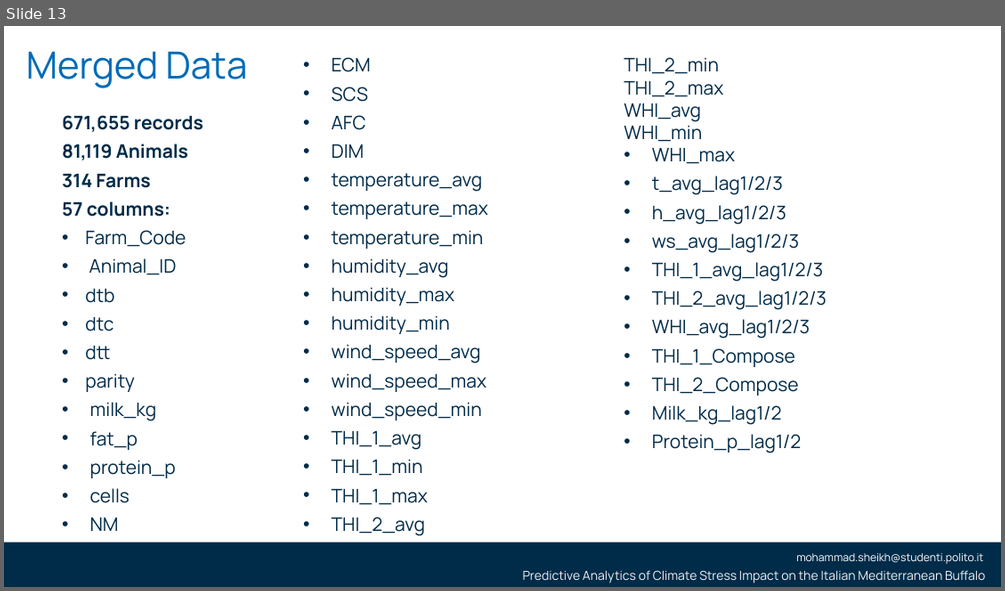
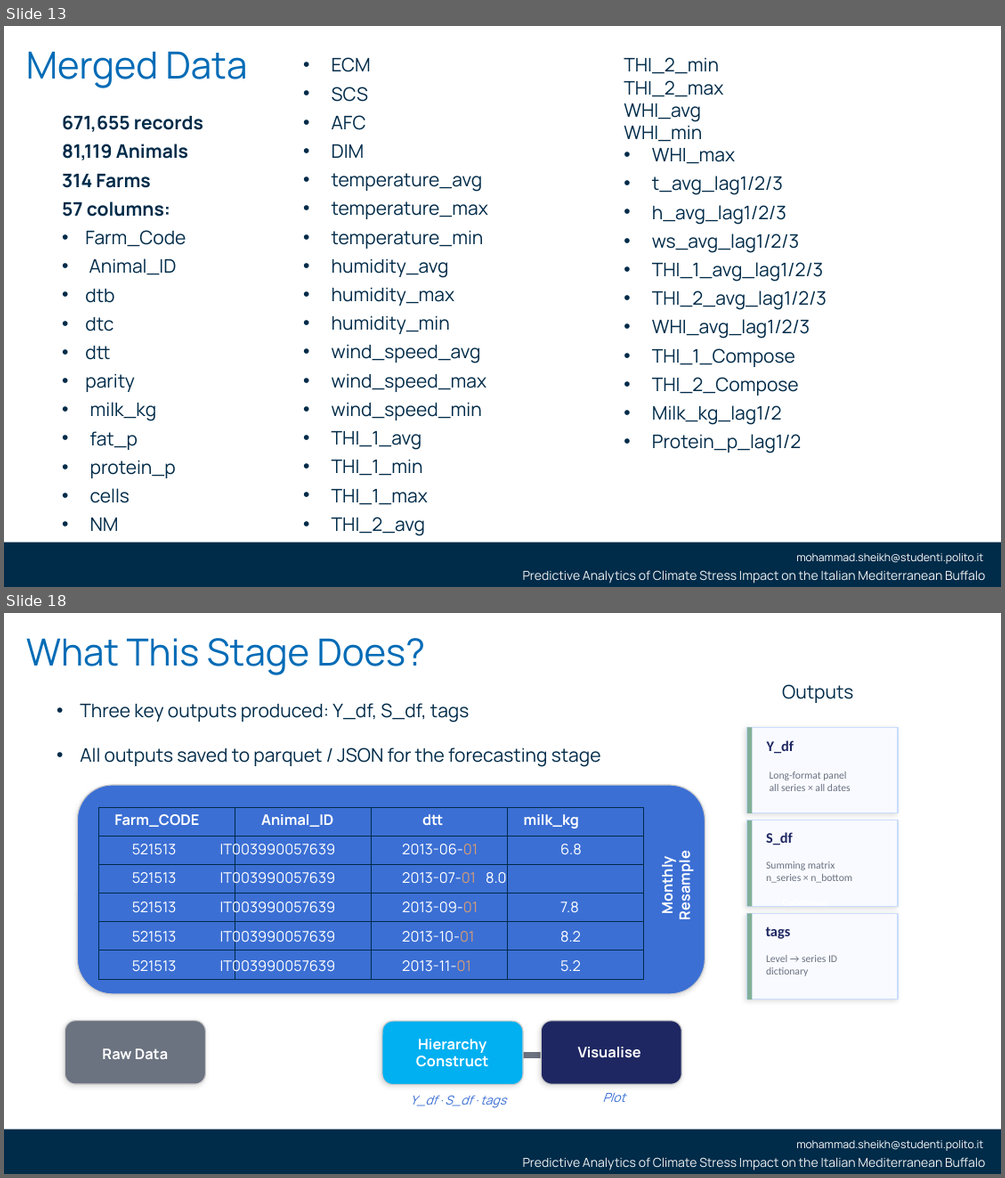
Before and after one commit to smsag99/Thesis, a slide deck: Presentation/thesisPresentation4-V2.pptx. Shown one above the other, each under a label of ours: slide 13 before the commit, slides 13 and 18 after it; the slides between them are not shown. The pictures are 1005x591 and 1005x1178 pixels, drawn with LibreOffice and Linux fonts; fonts in the diff are those of the drawing; background and template pictures are left out. Boxes give left, top, right and bottom in pixels: in the first picture for what was removed or moved away, otherwise in the second. Text is boxed around its words. In the diff, an @@ line names an element or a change of style, - is before the commit and + after.

```diff
--- a/Presentation/thesisPresentation4-V2.pptx
+++ b/Presentation/thesisPresentation4-V2.pptx
@@ slide 18 added at [4,613,1001,1174], background #FFFFFF; not listed: 3 template elements that a slide beside it also shows @@
@@ title added at [26,638,426,675], 36 pt, text #006BB6 @@
+What This Stage Does?
@@ text added at [782,684,853,703], 18 pt, text #002B49 @@
+Outputs
@@ text added at [80,703,601,767], 18 pt, text #002B49 @@
+• Three key outputs produced: Y_df, S_df, tags
+• All outputs saved to parquet / JSON for the forecasting stage
@@ rectangle added at [747,728,898,813], fill #F8FAFF, outline #CADCFC 1 pt @@
@@ rectangle added at [747,728,752,813], fill #80AF98 @@
@@ text added at [767,740,794,754], 14 pt, text #1E2761, bold @@
+Y_df
@@ text added at [769,771,850,791], 10 pt, text #6B7280 @@
+Long-format panel
+all series × all dates
@@ rounded rectangle added at [77,785,704,995], fill #3B6FD4, outline #CCCCCC 1 pt @@
@@ table added at [99,807,643,979], 6 rows, 4 columns @@
+ |  |  | 
+ |  |  | 
+ |  |  | 
+ |  |  | 
+ |  |  | 
+ |  |  | 
@@ text added at [132,814,582,975], 14 pt, text #FFFFFF @@
+Farm_CODE Animal_ID dtt milk_kg
+521513 IT003990057639 2013-06-01 6.8
+521513 IT003990057639 2013-07-01 8.0
+521513 IT003990057639 2013-09-01 7.8
+521513 IT003990057639 2013-10-01 8.2
+521513 IT003990057639 2013-11-01 5.2
@@ rectangle added at [747,820,898,906], fill #F8FAFF, outline #CADCFC 1 pt @@
@@ rectangle added at [747,820,752,906], fill #80AF98 @@
@@ text added at [766,832,793,845], 14 pt, text #1E2761, bold @@
+S_df
@@ text added at [657,857,694,918], 14 pt, text #FFFFFF, bold @@
+Monthly
+Resample
@@ text added at [766,861,852,883], 10 pt, text #6B7280 @@
+Summing matrix
+n_series × n_bottom
@@ text added at [782,906,827,907], 10 pt, text #FFFFFF, bold @@
+Coherence
+Check
@@ rectangle added at [747,914,898,999], fill #F8FAFF, outline #CADCFC 1 pt @@
@@ rectangle added at [747,914,752,999], fill #80AF98 @@
@@ text added at [766,926,791,939], 14 pt, text #1E2761, bold @@
+tags
@@ text added at [766,955,837,976], 10 pt, text #6B7280 @@
+Level → series ID
+dictionary
@@ rounded rectangle added at [65,1021,205,1084], fill #6B7280, outline #CCCCCC 1 pt @@
@@ rounded rectangle added at [382,1021,523,1084], fill #00B0F0, outline #CCCCCC 1 pt @@
@@ text added at [416,1038,489,1067], 14 pt, text #FFFFFF, bold @@
+Hierarchy
+Construct
@@ rounded rectangle added at [541,1021,681,1084], fill #1E2761, outline #CCCCCC 1 pt @@
@@ text added at [102,1048,168,1059], 14 pt, text #FFFFFF, bold @@
+Raw Data
@@ rectangle added at [519,1053,542,1058], fill #6B7280, outline #6B7280 1 pt @@
@@ text added at [578,1046,641,1058], 14 pt, text #FFFFFF, bold @@
+Visualise
@@ text added at [603,1093,626,1102], 12 pt, text #3B6FD4, italic @@
+Plot
@@ text added at [410,1094,506,1108], 12 pt, text #3B6FD4, italic @@
+Y_df · S_df · tags
```
Also in this commit, not shown: 1 slide changed, 10 other slides added.
